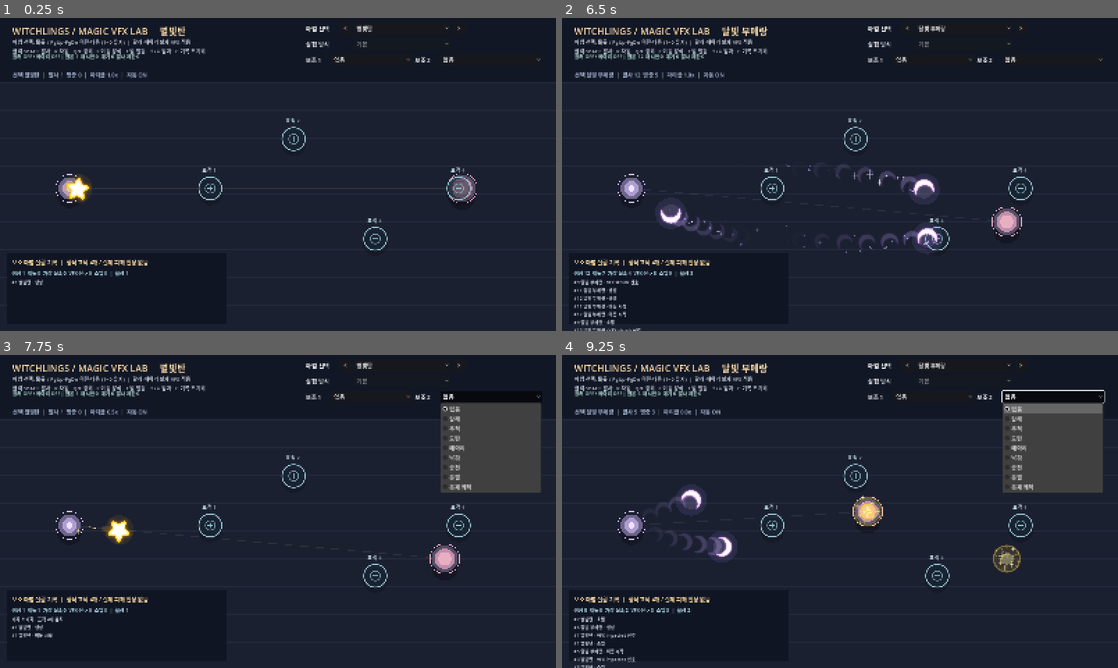
Above: before the commit, frames 1-4 (two rows, left to right).
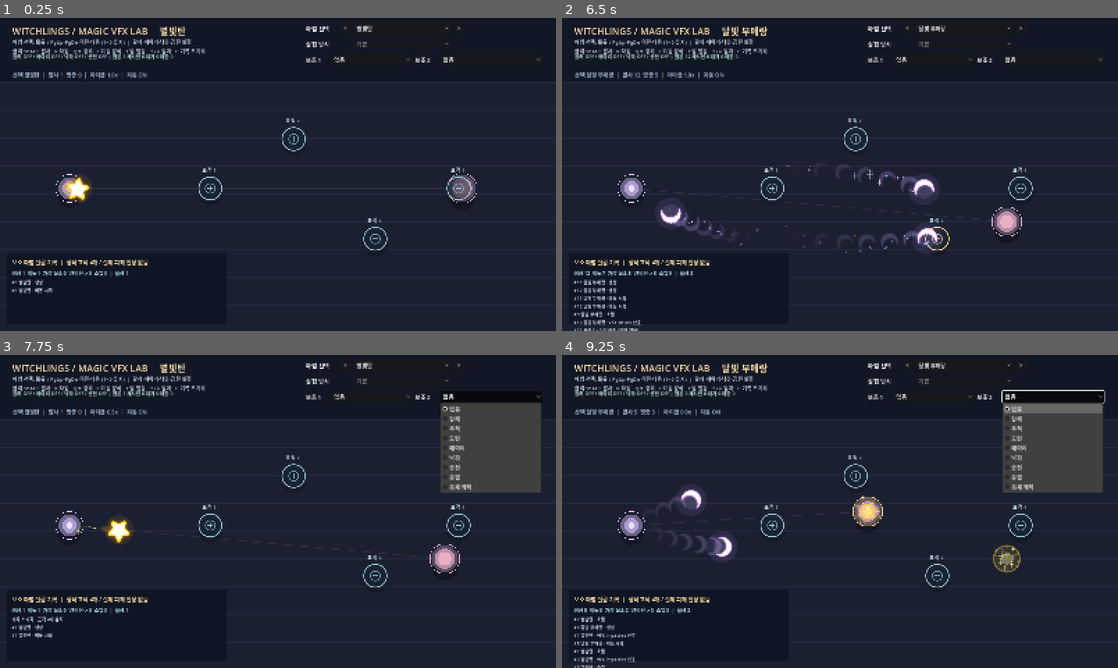
Above: after the commit, the same moments.

Repository: LittleEvasn/Test-Room
Game: Godot game, scene res://scenes/main.tscn
The game is run twice, just before and just after one commit, with the same random seed, the same clock (stepped at 60 frames per second) and the same inputs.
Inputs (mouse positions are in pixels of both pictures, inside the frame that each line leads up to):
- Up to frame 1 (0.25 s): no input
- Up to frame 2 (6.5 s): click "<" at 0.5 s; click "광선" at 1.25 s; tap Enter at 2 s; move the mouse to (812, 237) at 2.02 s; hold Up 2.03-2.75 s; tap C at 2.1 s; click (812, 237) at 2.17 s; tap Space at 2.27 s; click ">" at 2.75 s; click "별빛탄" at 3.5 s; click "없음" at 4.25 s; click "달빛 부메랑" at 5 s; drag from (1006, 221) to (812, 237) at 5.77 s
- Up to frame 3 (7.75 s): move the mouse to (111, 464) at 6.52 s; hold Down 6.53-7.25 s; tap 1 at 6.6 s; tap C at 6.8 s; click "없음" at 7.25 s
- Up to frame 4 (9.25 s): drag from (867, 511) to (673, 464) at 8.02 s; move the mouse to (756, 433) at 8.77 s; hold Down from 8.78 s (still down); tap 3 at 8.85 s; tap Space at 9.02 s; tap C at 9.05 s

The runs differ from the first frame. In frame 1, 0.4% of the frame differs, in the area x 2-35%, y 6-88%; in frame 2, 0.8%, in the area x 2-70%, y 6-100%; in frame 3, 0.3%; in frame 4, 0.4%.

Commit message:
feat(test-room): activate fall and generalized orbit on supported attack VFX

Diff:
--- a/scripts/main.gd
+++ b/scripts/main.gd
@@ -1,5 +1,5 @@
 extends Node2D
-## Stage-1 fan and echo experiments on the existing independent VFX catalogue.
+## Stage-2 falling and orbital VFX previews on the shared fan/echo runner.
 
 const BOLT_SCRIPT = preload("res://scripts/star_bolt.gd")
 const IMPACT_SCRIPT = preload("res://scripts/impact_burst.gd")
@@ -18,15 +18,21 @@
 const FIREBALL_IMPACT_SCRIPT = preload("res://scripts/fireball_impact_vfx.gd")
 const LASER_SCRIPT = preload("res://scripts/instant_laser_vfx.gd")
 const HARNESS_SCRIPT = preload("res://scripts/vfx_test_harness.gd")
+const ORBIT_SCRIPT = preload("res://scripts/aux_orbit_motion.gd")
+const FALL_SCRIPT = preload("res://scripts/aux_fall_preview.gd")
 
 # Add any future spell here: the clickable catalog needs no new keyboard shortcut.
 const SPELL_CHOICES := ["별빛탄", "꽃폭탄", "달빛 부메랑", "블랙홀", "가시꽃 덫", "얼음검", "벼락", "독 탱탱볼", "번개 아크", "화염구", "광선"]
 # Only genuinely implemented test motions are selectable.
 const SPELL_TEST_MODES := {9: ["직선 비행", "공전", "급선회"]}
-# Stage 1: fan and echo active, remaining auxiliaries are UI-only.
+# Stage 2: fall/orbit now active for compatible VFX types.
 const SUPPORT_CHOICES := ["없음", "갈래", "추적", "도탄", "메아리", "낙하", "공전", "분열", "복제 궤적"]
 const FAN_INDEX := 1
 const ECHO_INDEX := 4
+const FALL_INDEX := 5
+const ORBIT_INDEX := 6
+const ORBIT_SPELLS := [0, 1, 2, 3, 4, 7, 9]
+const MAX_FALL_PREVIEWS := 18
 const FAN_ANGLE := 0.24 # radians, same base fan spacing as the main game
 const ECHO_DELAY := 0.18
 const ECHO_PREVIEW_ALPHA := 0.35 # visual-only substitute for damage scaling
@@ -89,6 +95,7 @@
 func _ready() -> void:
 	randomize()
 	harness = HARNESS_SCRIPT.new()
+	harness.process_priority = 200
 	add_child(harness)
 	_create_hud()
 	queue_redraw()
@@ -161,12 +168,16 @@
 	if effect_label != null:
 		var pending: Array[String] = []
 		for chosen in [support_1, support_2]:
-			if chosen != 0 and chosen != FAN_INDEX and chosen != ECHO_INDEX:
+			if chosen != 0 and chosen != FAN_INDEX and chosen != ECHO_INDEX and chosen != FALL_INDEX and chosen != ORBIT_INDEX:
 				pending.append(SUPPORT_CHOICES[chosen])
 		var note := " | 미구현: " + ", ".join(pending) if not pending.is_empty() else ""
-		effect_label.text = "갈래 %s / 메아리 %s | 원본 %d  재시전 %d  대기 %d  발사 제한 %d%s" % [
+		if _has_support(ORBIT_INDEX) and not _orbit_supported(selected_spell):
+			note += " | 이 마법은 공전 미지원"
+		effect_label.text = "갈래 %s / 메아리 %s / 낙하 %s / 공전 %s | 원본 %d 재시전 %d 대기 %d 제한 %d%s" % [
 			"3발" if _has_support(FAN_INDEX) else "OFF",
-			"0.18초" if _has_support(ECHO_INDEX) else "OFF",
+			"ON" if _has_support(ECHO_INDEX) else "OFF",
+			"ON" if _has_support(FALL_INDEX) else "OFF",
+			"ON" if _has_support(ORBIT_INDEX) and _orbit_supported(selected_spell) else "OFF",
 			original_casts, echo_casts, pending_echoes.size(), blocked_spawns, note
 		]
 	queue_redraw()
@@ -188,6 +199,19 @@
 func _has_support(index: int) -> bool:
 	return support_1 == index or support_2 == index
 
+func _orbit_supported(spell_id: int) -> bool:
+	return spell_id in ORBIT_SPELLS
+
+func _orbit_velocity(spell_id: int) -> float:
+	match spell_id:
+		0: return 720.0
+		1: return 455.0
+		2: return 460.0
+		3, 4: return 320.0
+		7: return 400.0 # preview-only value; original motion is a bounce
+		9: return float(FIREBALL_SCRIPT.PREVIEW_SPEED)
+	return 320.0
+
 func _spell_rank(spell_id: int) -> int:
 	match spell_id:
 		1: return bloom_rank
@@ -206,7 +230,9 @@
 		"spell": selected_spell, "origin": START_POINT, "aim": target_point,
 		"rank": _spell_rank(selected_spell), "density": particle_multiplier,
 		"motion": fireball_motion, "fan": _has_support(FAN_INDEX),
-		"echo": _has_support(ECHO_INDEX), "replace_hole": replace_hole
+		"echo": _has_support(ECHO_INDEX), "fall": _has_support(FALL_INDEX),
+		"orbit": _has_support(ORBIT_INDEX) and _orbit_supported(selected_spell),
+		"replace_hole": replace_hole
 	}
 
 func shoot(replace_hole: bool = false) -> void:
@@ -247,12 +273,23 @@
 	return successes
 
 func _spawn_single_cast(context: Dictionary, shot_aim: Vector2, is_echo: bool, branch: int, branches: int) -> bool:
+	if bool(context.get("fall", false)) and not bool(context.get("_fall_arrived", false)):
+		if get_tree().get_nodes_in_group("vfx_fall_preview").size() >= MAX_FALL_PREVIEWS:
+			blocked_spawns += 1
+			return false
+		var warning = FALL_SCRIPT.new()
+		warning.configure(shot_aim)
+		warning.arrived.connect(_on_fall_arrived.bind(context.duplicate(true), shot_aim, is_echo, branch, branches))
+		add_child(warning)
+		return true
+
 	var spell_id: int = int(context["spell"])
 	var origin: Vector2 = context["origin"]
 	var density: float = float(context["density"])
 	var rank: int = int(context["rank"])
 	var motion: int = int(context["motion"])
 	var replace_hole: bool = bool(context["replace_hole"]) and not is_echo
+	var in_orbit: bool = bool(context.get("orbit", false))
 	var spawned_spell: Node2D = null
 	var active_count := get_tree().get_nodes_in_group("vfx_bolt").size() + get_tree().get_nodes_in_group("vfx_bloom").size …(491 unchanged characters)…
 	if active_count >= 50:
@@ -261,6 +298,8 @@
 	if spell_id == 0:
 		var bolt = BOLT_SCRIPT.new()
 		bolt.configure(origin, shot_aim, density)
+		if in_orbit:
+			bolt.set_meta("aux_orbit", true)
 		add_child(bolt)
 		spawned_spell = bolt
 		bolt.add_to_group("vfx_bolt")
@@ -268,6 +307,8 @@
 	elif spell_id == 1:
 		var bomb = BLOOM_SCRIPT.new()
 		bomb.configure(origin, shot_aim, density, BLOOM_RADII[rank])
+		if in_orbit:
+			bomb.set_meta("aux_orbit", true)
 		add_child(bomb)
 		spawned_spell = bomb
 		bomb.add_to_group("vfx_bloom")
@@ -275,6 +316,8 @@
 	elif spell_id == 2:
 		var moon = MOON_SCRIPT.new()
 		moon.configure(origin, shot_aim, density)
+		if in_orbit:
+			moon.set_meta("aux_orbit", true)
 		add_child(moon)
 		spawned_spell = moon
 		moon.add_to_group("vfx_moon")
@@ -284,7 +327,7 @@
 		# 이펙트 평가 중에는 블랙홀 한 개에만 집중한다.
 		# 자동 발사는 기존 개체가 소멸할 때까지 기다리고, 수동 발사는 위치를 바꿔 다시 소환한다.
 		var active_holes := get_tree().get_nodes_in_group("vfx_hole")
-		if not bool(context["fan"]) and not bool(context["echo"]):
+		if not bool(context["fan"]) and not bool(context["echo"]) and not in_orbit:
 			if not active_holes.is_empty():
 				if not replace_hole:
 					return false
@@ -295,7 +338,9 @@
 			blocked_spawns += 1
 			return false
 		var hole = BLACK_HOLE_SCRIPT.new()
-		hole.configure(shot_aim, origin, density, rank)
+		hole.configure(origin if in_orbit else shot_aim, origin, density, rank)
+		if in_orbit:
+			hole.set_meta("aux_orbit", true)
 		add_child(hole)
 		spawned_spell = hole
 		hole.add_to_group("vfx_hole")
@@ -326,6 +371,8 @@
 			return false
 		var orb = POISON_BALL_SCRIPT.new()
 		orb.configure(origin, shot_aim, density, rank)
+		if in_orbit:
+			orb.set_meta("aux_orbit", true)
 		add_child(orb)
 		spawned_spell = orb
 		orb.add_to_group("vfx_poison_ball")
@@ -352,7 +399,10 @@
 			blocked_spawns += 1
 			return false
 		var fireball = FIREBALL_SCRIPT.new()
-		fireball.configure(origin, shot_aim, density, rank, motion)
+		fireball.configure(origin, shot_aim, density, rank, 1 if in_orbit else motion)
+		if in_orbit:
+			fireball.aux_orbit = true
+			fireball.aux_orbit_phase = (shot_aim - origin).angle()
 		add_child(fireball)
 		spawned_spell = fireball
 		fireball.add_to_group("vfx_fireball")
@@ -365,6 +415,9 @@
 			return false
 		var trap = THORN_SCRIPT.new()
 		trap.configure(origin, shot_aim, density, rank)
+		if in_orbit:
+			trap.set_meta("aux_orbit", true)
+			trap.state = "ARMED" # orbit an armed trap instead of rolling
 		add_child(trap)
 		spawned_spell = trap
 		trap.add_to_group("vfx_thorn")
@@ -375,12 +428,21 @@
 		return false
 	if is_echo:
 		spawned_spell.modulate.a = ECHO_PREVIEW_ALPHA
+	if in_orbit and spell_id != 9:
+		var driver = ORBIT_SCRIPT.new()
+		var phase: float = (shot_aim - origin).angle()
+		driver.configure(spawned_spell, origin, rank, _orbit_velocity(spell_id), phase, spell_id)
+		add_child(driver)
 	fired_count += 1
 	var label: String = SPELL_CHOICES[spell_id]
 	if is_echo:
 		label += " [메아리]"
 	if branches > 1:
 		label += " 갈래 %d/%d" % [branch, branches]
+	if in_orbit:
+		label += " [공전]"
+	if bool(context.get("_fall_arrived", false)):
+		label += " [낙하 완료]"
 	var cast_id: int = harness.track(spawned_spell, label)
 	if spell_id == 10:
 		var beam_direction: Vector2 = (shot_aim - origin).normalized()
@@ -388,6 +450,14 @@
 			beam_direction = Vector2.RIGHT
 		harness.check_beam(cast_id, origin, origin + beam_direction * float(LASER_SCRIPT.MAX_RANGE))
 	return true
+
+func _on_fall_arrived(context: Dictionary, landing: Vector2, is_echo: bool, branch: int, branches: int) -> void:
+	var landed_context := context.duplicate(true)
+	landed_context["_fall_arrived"] = true
+	# Non-orbit attacks start just above the impact point, rather than flying
+	# across the entire arena again after descent.
+	landed_context["origin"] = landing if bool(context["orbit"]) else landing + Vector2(0.0, -65.0)
+	_spawn_single_cast(landed_context, landing, is_echo, branch, branches)
 
 func _on_laser_finished() -> void:
 	laser_finished += 1
@@ -597,6 +667,10 @@
 			KEY_DOWN, KEY_MINUS, KEY_KP_SUBTRACT:
 				particle_multiplier = maxf(0.0, particle_multiplier - 0.5)
 			KEY_C:
+				for preview in get_tree().get_nodes_in_group("vfx_fall_preview"):
+					preview.cancel()
+				for driver in get_tree().get_nodes_in_group("vfx_orbit_driver"):
+					driver.queue_free()
 				pending_echoes.clear()
 				original_casts = 0
 				echo_casts = 0
@@ -680,7 +754,7 @@
 	_update_title()
 
 	info_label = Label.new()
-	info_label.text = "마법 선택: 목록 / PgUp·PgDn 이전·다음 (1~0 유지)  |  갈래·메아리 실제 VFX 적용\n클릭·SPACE 발사   R 자동   Q/E 강화   F 이동 방식   T 덫 발동   ↑/↓ 입자   C 기록 초기화"
+	info_label.text = "마법 선택: 목록 / PgUp·PgDn 이전·다음 (1~0 유지)  |  갈래·메아리·낙하·공전 실험\n클릭·SPACE 발사   R 자동   Q/E 강화   F 이동 방식   T 덫 발동   ↑/↓ 입자   C 기록 초기화"
 	info_label.position = Vector2(36, 57)
 	info_label.add_theme_font_size_override("font_size", 15)
 	info_label.add_theme_color_override("font_color", Color("c9d0e0"))
@@ -757,7 +831,7 @@
 		support_picker_1.add_item(SUPPORT_CHOICES[i], i)
 	support_picker_1.select(0)
 	support_picker_1.item_selected.connect(_on_support_selected.bind(1))
-	support_picker_1.tooltip_text = "갈래·메아리만 실제 작동. 나머지 선택은 준비 중."
+	support_picker_1.tooltip_text = "갈래·메아리·낙하·일부 공격 공전이 작동합니다. 나머지는 준비 중."
 	layer.add_child(support_picker_1)
 
 	var label_2 := Label.new()
@@ -773,7 +847,7 @@
 		support_picker_2.add_item(SUPPORT_CHOICES[i], i)
 	support_picker_2.select(0)
 	support_picker_2.item_selected.connect(_on_support_selected.bind(2))
-	support_picker_2.tooltip_text = "갈래+메아리 동시 작동. 동일 보조 중복은 허용되지 않습니다."
+	support_picker_2.tooltip_text = "갈래·메아리·낙하·일부 공격 공전. 동일 보조 중복은 금지."
 	layer.add_child(support_picker_2)
 
 func _on_support_selected(index: int, slot: int) -> void:
